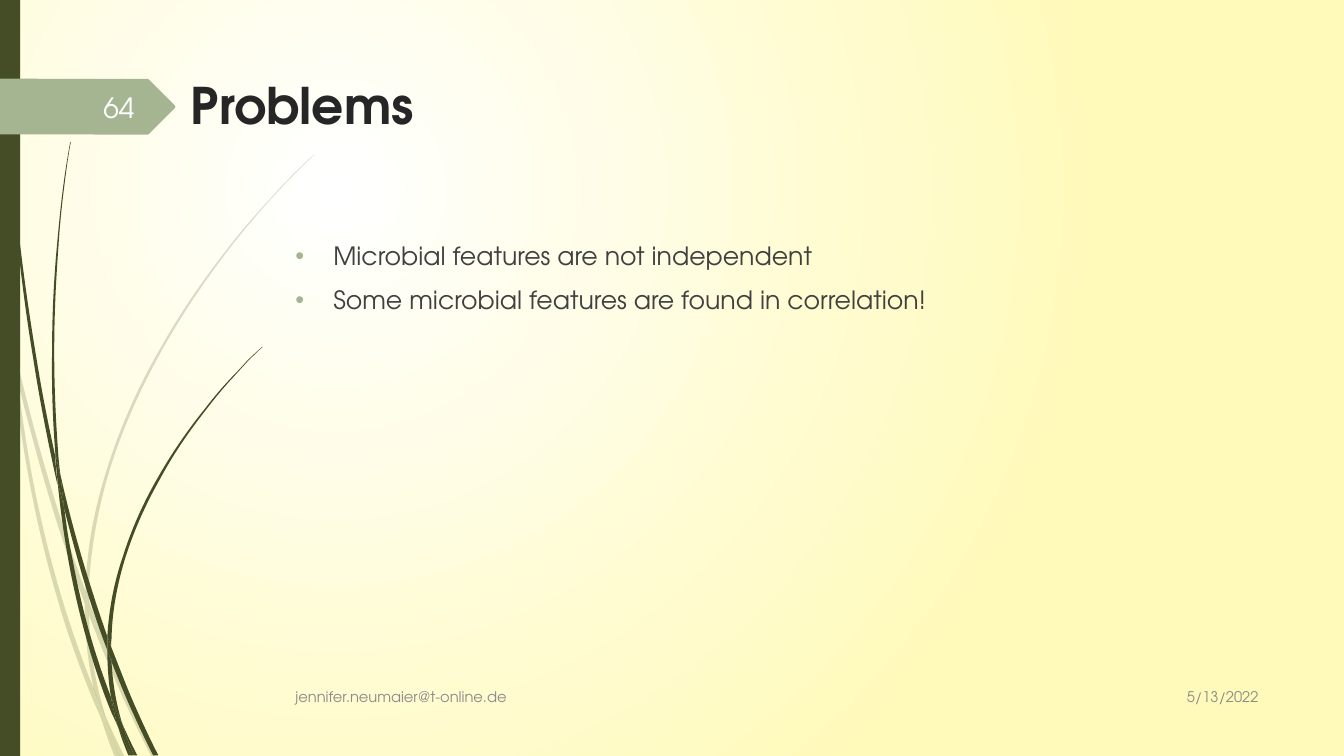
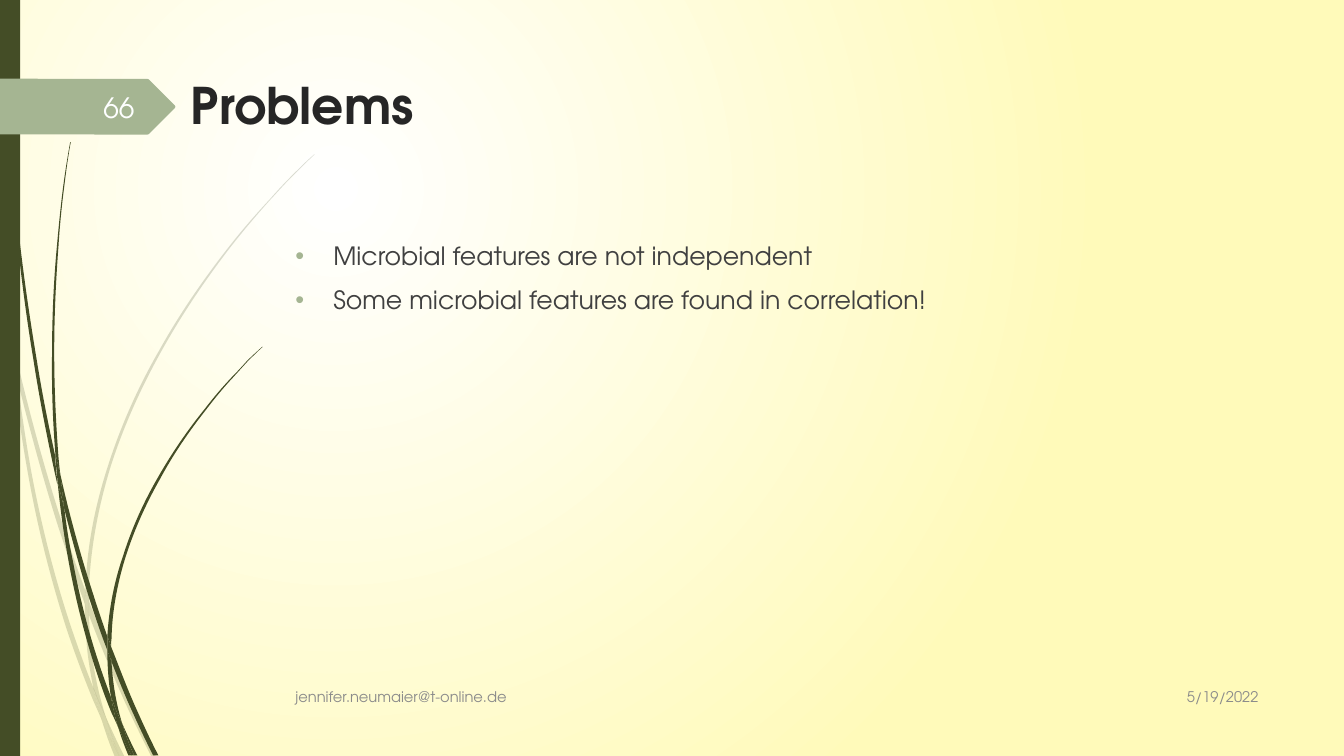
Before and after one commit to JenniferNeumaier/ml_coda, a slide deck: slide 66 of doc/Project_structure_notes.pptx (slide 64 before the commit). Drawn at 1344x756 pixels with LibreOffice and Linux fonts; fonts in the diff are those of the drawing. Boxes give left, top, right and bottom in pixels: in the first picture for what was removed or moved away, otherwise in the second. Text is boxed around its words. In the diff, an @@ line names an element or a change of style, - is before the commit and + after.

```diff
--- a/doc/Project_structure_notes.pptx
+++ b/doc/Project_structure_notes.pptx
@@ page number at [103,97,134,118]: text changed @@
-64
+66
@@ text at [1187,691,1259,704]: text changed @@
-5/13/2022
+5/19/2022
```
Also in this commit, not shown: 26 other slides changed, 2 slides added, 4 other files.
